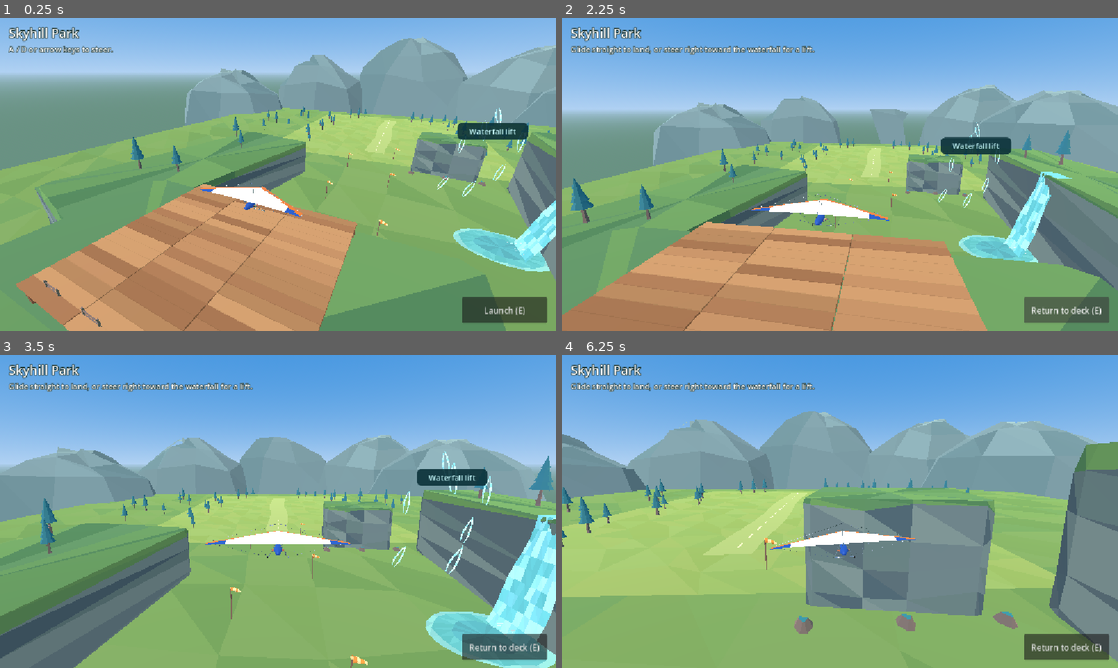
Above: before the commit, frames 1-4 (two rows, left to right).
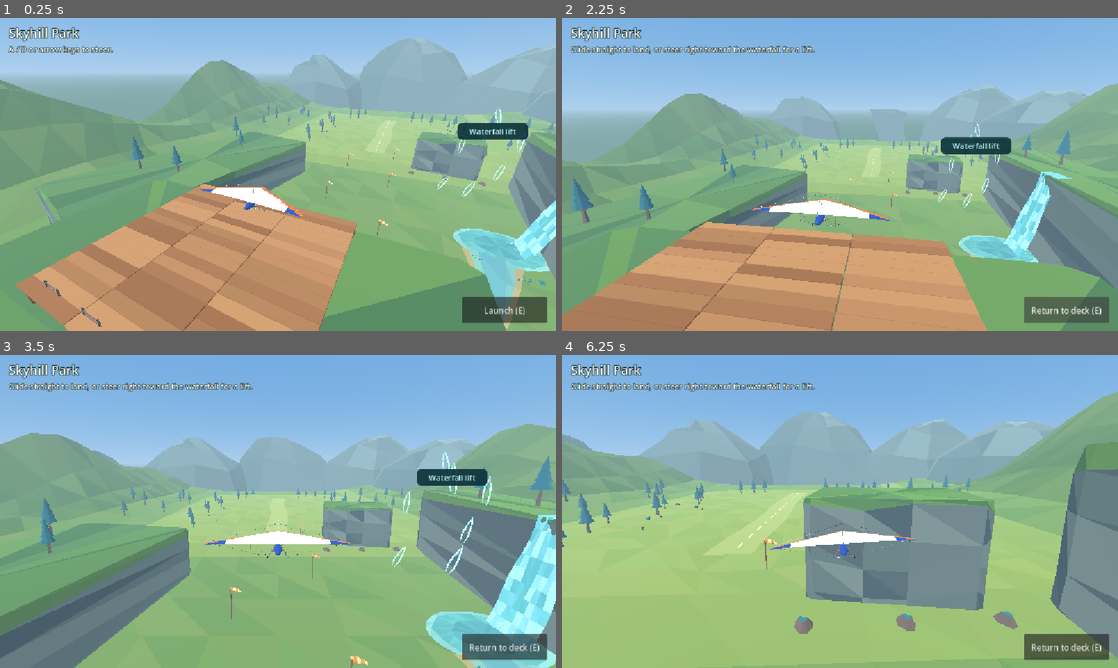
Above: after the commit, the same moments.

Repository: WillowbrookGame/willowbrook
Game: Godot game, scene res://game/skyhill/skyhill.tscn
Same seed, same stepped clock (60 frames per second), same inputs: the game is played once before the commit and once after it. This scene is started directly instead of the project's main scene.
Inputs (mouse positions are in pixels of both pictures, inside the frame that each line leads up to):
- Up to frame 1 (0.25 s): no input
- Up to frame 2 (2.25 s): click "Launch (E)" at 0.5 s; tap Enter at 1.25 s; move the mouse to (962, 158) at 1.27 s; hold Right (ui_right) 1.28-2 s; tap E at 1.35 s; click (962, 158) at 1.42 s; tap Space at 1.52 s; click "Launch (E)" at 2 s
- Up to frame 3 (3.5 s): drag from (166, 527) to (250, 574) at 2.77 s
- Up to frame 4 (6.25 s): move the mouse to (895, 442) at 3.52 s; hold Right (ui_right) 3.53-4.25 s; tap P at 3.6 s; drag from (812, 574) to (673, 464) at 4.27 s; move the mouse to (1006, 558) at 5.02 s; hold Left (ui_left) 5.03-5.75 s; tap V at 5.1 s; tap Space at 5.27 s; drag from (673, 464) to (756, 433) at 5.77 s

The runs differ from the first frame. In frame 1, 23% of the frame differs, in the area x 0-100%, y 6-100%; in frame 2, 26%; in frame 3, 31%; in frame 4, 33%, in the area x 0-100%, y 0-99%.

Commit message:
Shape Skyhill's valley with editable landscape assets

Diff:
--- a/game/skyhill/skyhill.tscn
+++ b/game/skyhill/skyhill.tscn
@@ -6,6 +6,7 @@
 [ext_resource type="PackedScene" path="res://game/skyhill/art/rock_smallB.glb" id="rock"]
 [ext_resource type="PackedScene" path="res://game/skyhill/art/fence_simple.glb" id="fence"]
 [ext_resource type="PackedScene" path="res://game/skyhill/art/valley-grass.glb" id="valley"]
+[ext_resource type="PackedScene" path="res://game/skyhill/art/skyhill-creek.glb" id="creek"]
 [ext_resource type="PackedScene" path="res://game/skyhill/art/landing-field.glb" id="field"]
 [ext_resource type="PackedScene" path="res://game/skyhill/art/launch-bluff.glb" id="bluff"]
 [ext_resource type="PackedScene" path="res://game/skyhill/art/west-cliffs.glb" id="west"]
@@ -19,6 +20,12 @@
 [ext_resource type="PackedScene" path="res://game/skyhill/art/canvas-windsock.glb" id="sock"]
 [ext_resource type="PackedScene" path="res://game/skyhill/art/distant-ridges.glb" id="skyline"]
 
+[ext_resource type="PackedScene" path="res://game/skyhill/art/grass_leafsLarge.glb" id="bankgrass"]
+
+[ext_resource type="PackedScene" path="res://game/skyhill/art/flower_yellowA.glb" id="wildflower"]
+
+[ext_resource type="PackedScene" path="res://game/skyhill/art/plant_bushDetailed.glb" id="bush"]
+
 [sub_resource type="BoxShape3D" id="Landing"]
 size = Vector3(92, 2, 105)
 
@@ -41,9 +48,10 @@
 ambient_light_source = 2
 ambient_light_color = Color(0.89, 0.93, 1, 1)
 ambient_light_energy = 0.8
-
-[sub_resource type="BoxShape3D" id="Shape_ValleyFloor"]
-size = Vector3(220, 5, 230)
+fog_enabled = true
+fog_light_color = Color(0.67, 0.81, 0.89, 1)
+fog_density = 0.00165
+fog_sky_affect = 0.32
 
 [sub_resource type="BoxShape3D" id="Shape_LandingMeadow"]
 size = Vector3(94, 0.7, 107)
@@ -118,13 +126,10 @@
 
 [node name="Scenery" type="Node3D" parent="."]
 
-[node name="ValleyFloor" type="StaticBody3D" parent="Scenery"]
+[node name="ValleyFloor" parent="Scenery" instance=ExtResource("valley")]
 position = Vector3(0, -3.5, -63)
 
-[node name="Art" parent="Scenery/ValleyFloor" instance=ExtResource("valley")]
-
-[node name="Collision" type="CollisionShape3D" parent="Scenery/ValleyFloor"]
-shape = SubResource("Shape_ValleyFloor")
+[node name="Creek" parent="Scenery" instance=ExtResource("creek")]
 
 [node name="LandingMeadow" type="StaticBody3D" parent="Scenery"]
 position = Vector3(0, -0.35, -125)
@@ -360,67 +365,67 @@
 [node name="Woodland" type="Node3D" parent="Scenery"]
 
 [node name="Pine00" parent="Scenery/Woodland" instance=ExtResource("pine")]
-position = Vector3(-67, -1, -104)
+position = Vector3(-67, 1.514, -104)
 rotation = Vector3(0, 1.95, 0)
 scale = Vector3(5.08, 5.08, 5.08)
 
 [node name="Pine01" parent="Scenery/Woodland" instance=ExtResource("pine")]
-position = Vector3(-57, -1, -119)
+position = Vector3(-57, 0.107, -119)
 rotation = Vector3(0, -2.95, 0)
 scale = Vector3(4.26, 4.26, 4.26)
 
 [node name="Pine02" parent="Scenery/Woodland" instance=ExtResource("pine")]
-position = Vector3(-71, -1, -128)
+position = Vector3(-71, 2.157, -128)
 rotation = Vector3(0, -0.50, 0)
 scale = Vector3(5.73, 5.73, 5.73)
 
 [node name="Pine03" parent="Scenery/Woodland" instance=ExtResource("pine")]
-position = Vector3(-54, -1, -146)
+position = Vector3(-54, -0.315, -146)
 rotation = Vector3(0, -2.53, 0)
 scale = Vector3(4.92, 4.92, 4.92)
 
 [node name="Pine04" parent="Scenery/Woodland" instance=ExtResource("pine")]
-position = Vector3(-62, -1, -152)
+position = Vector3(-62, 0.12, -152)
 rotation = Vector3(0, 2.55, 0)
 scale = Vector3(4.72, 4.72, 4.72)
 
 [node name="Pine05" parent="Scenery/Woodland" instance=ExtResource("pine")]
-position = Vector3(-80, -1, -133)
+position = Vector3(-80, 4.103, -133)
 rotation = Vector3(0, 2.92, 0)
 scale = Vector3(5.40, 5.40, 5.40)
 
 [node name="Pine06" parent="Scenery/Woodland" instance=ExtResource("pine")]
-position = Vector3(-65, -1, -165)
+position = Vector3(-65, 0.171, -165)
 rotation = Vector3(0, 1.77, 0)
 scale = Vector3(5.71, 5.71, 5.71)
 
 [node name="Pine07" parent="Scenery/Woodland" instance=ExtResource("pine")]
-position = Vector3(53, -1, -117)
+position = Vector3(53, -0.357, -117)
 rotation = Vector3(0, 2.60, 0)
 scale = Vector3(3.81, 3.81, 3.81)
 
 [node name="Pine08" parent="Scenery/Woodland" instance=ExtResource("pine")]
-position = Vector3(60, -1, -125)
+position = Vector3(60, 0.154, -125)
 rotation = Vector3(0, 1.75, 0)
 scale = Vector3(4.73, 4.73, 4.73)
 
 [node name="Pine09" parent="Scenery/Woodland" instance=ExtResource("pine")]
-position = Vector3(69, -1, -154)
+position = Vector3(69, 1.275, -154)
 rotation = Vector3(0, -0.74, 0)
 scale = Vector3(5.93, 5.93, 5.93)
 
 [node name="Pine10" parent="Scenery/Woodland" instance=ExtResource("pine")]
-position = Vector3(57, -1, -140)
+position = Vector3(57, -0.093, -140)
 rotation = Vector3(0, -0.37, 0)
 scale = Vector3(4.87, 4.87, 4.87)
 
 [node name="Pine11" parent="Scenery/Woodland" instance=ExtResource("pine")]
-position = Vector3(76, -1, -148)
+position = Vector3(76, 2.912, -148)
 rotation = Vector3(0, -3.00, 0)
 scale = Vector3(4.17, 4.17, 4.17)
 
 [node name="Pine12" parent="Scenery/Woodland" instance=ExtResource("pine")]
-position = Vector3(57, -1, -167)
+position = Vector3(57, -0.263, -167)
 rotation = Vector3(0, 0.44, 0)
 scale = Vector3(5.97, 5.97, 5.97)
 
@@ -498,6 +503,158 @@
 position = Vector3(47, 16.5, -15)
 rotation = Vector3(0, 0.55, 0)
 scale = Vector3(4.26, 4.26, 4.26)
+
+[node name="BanksAndWildflowers" type="Node3D" parent="Scenery"]
+
+[node name="Prop00" parent="Scenery/BanksAndWildflowers" instance=ExtResource("bankgrass")]
+position = Vector3(31.5, -1, -23)
+rotation = Vector3(0, -0.329, 0)
+scale = Vector3(3.8, 3.8, 3.8)
+
+[node name="Prop01" parent="Scenery/BanksAndWildflowers" instance=ExtResource("bankgrass")]
+position = Vector3(25.3, -1, -26)
+rotation = Vector3(0, -1.235, 0)
+scale = Vector3(2.7, 2.7, 2.7)
+
+[node name="Prop02" parent="Scenery/BanksAndWildflowers" instance=ExtResource("bush")]
+position = Vector3(33.8, -1, -23.4)
+rotation = Vector3(0, 2.457, 0)
+scale = Vector3(2.3, 2.3, 2.3)
+
+[node name="Prop03" parent="Scenery/BanksAndWildflowers" instance=ExtResource("bankgrass")]
+position = Vector3(29.6, -1, -17)
+rotation = Vector3(0, -0.094, 0)
+scale = Vector3(2.7, 2.7, 2.7)
+
+[node name="Prop04" parent="Scenery/BanksAndWildflowers" instance=ExtResource("bankgrass")]
+position = Vector3(23.6, -1, -17)
+rotation = Vector3(0, -2.478, 0)
+scale = Vector3(4.1, 4.1, 4.1)
+
+[node name="Prop05" parent="Scenery/BanksAndWildflowers" instance=ExtResource("bankgrass")]
+position = Vector3(21, -1, -10.5)
+rotation = Vector3(0, 1.500, 0)
+scale = Vector3(3.8, 3.8, 3.8)
+
+[node name="Prop06" parent="Scenery/BanksAndWildflowers" instance=ExtResource("bush")]
+position = Vector3(20.7, -1, -12.1)
+rotation = Vector3(0, -2.547, 0)
+scale = Vector3(2.6, 2.6, 2.6)
+
+[node name="Prop07" parent="Scenery/BanksAndWildflowers" instance=ExtResource("bankgrass")]
+position = Vector3(16, -1, -7.5)
+rotation = Vector3(0, -1.785, 0)
+scale = Vector3(2.6, 2.6, 2.6)
+
+[node name="Prop08" parent="Scenery/BanksAndWildflowers" instance=ExtResource("bankgrass")]
+position = Vector3(20, -1, 1)
+rotation = Vector3(0, -2.556, 0)
+scale = Vector3(3.9, 3.9, 3.9)
+
+[node name="Prop09" parent="Scenery/BanksAndWildflowers" instance=ExtResource("rock")]
+position = Vector3(21.3, -1, 9)
+rotation = Vector3(0, 0.769, 0)
+scale = Vector3(4.2, 4.2, 4.2)
+
+[node name="Prop10" parent="Scenery/BanksAndWildflowers" instance=ExtResource("bankgrass")]
+position = Vector3(15, -1, 8)
+rotation = Vector3(0, 2.055, 0)
+scale = Vector3(3.7, 3.7, 3.7)
+
+[node name="Prop11" parent="Scenery/BanksAndWildflowers" instance=ExtResource("bankgrass")]
+position = Vector3(22.5, -1, 19)
+rotation = Vector3(0, 0.667, 0)
+scale = Vector3(4.2, 4.2, 4.2)
+
+[node name="Prop12" parent="Scenery/BanksAndWildflowers" instance=ExtResource("bankgrass")]
+position = Vector3(27.6, -1, 26)
+rotation = Vector3(0, -1.665, 0)
+scale = Vector3(2.9, 2.9, 2.9)
+
+[node name="Prop13" parent="Scenery/BanksAndWildflowers" instance=ExtResource("rock")]
+position = Vector3(25, -1, 30)
+rotation = Vector3(0, 2.070, 0)
+scale = Vector3(4.1, 4.1, 4.1)
+
+[node name="Prop14" parent="Scenery/BanksAndWildflowers" instance=ExtResource("bush")]
+position = Vector3(30.5, -1, 35)
+rotation = Vector3(0, 2.229, 0)
+scale = Vector3(3.1, 3.1, 3.1)
+
+[node name="Prop15" parent="Scenery/BanksAndWildflowers" instance=ExtResource("bankgrass")]
+position = Vector3(36, -1, 44)
+rotation = Vector3(0, -1.031, 0)
+scale = Vector3(3.2, 3.2, 3.2)
+
+[node name="Prop16" parent="Scenery/BanksAndWildflowers" instance=ExtResource("wildflower")]
+position = Vector3(20.2, -1, 11.2)
+rotation = Vector3(0, -1.357, 0)
+scale = Vector3(2.6, 2.6, 2.6)
+
+[node name="Prop17" parent="Scenery/BanksAndWildflowers" instance=ExtResource("wildflower")]
+position = Vector3(22.4, -1, -13.8)
+rotation = Vector3(0, 1.043, 0)
+scale = Vector3(3.1, 3.1, 3.1)
+
+[node name="Prop18" parent="Scenery/BanksAndWildflowers" instance=ExtResource("wildflower")]
+position = Vector3(-26, 0, -100)
+rotation = Vector3(0, 2.836, 0)
+scale = Vector3(4.2, 4.2, 4.2)
+
+[node name="Prop19" parent="Scenery/BanksAndWildflowers" instance=ExtResource("wildflower")]
+position = Vector3(-30, 0, -112)
+rotation = Vector3(0, 2.477, 0)
+scale = Vector3(4.5, 4.5, 4.5)
+
+[node name="Prop20" parent="Scenery/BanksAndWildflowers" instance=ExtResource("wildflower")]
+position = Vector3(-25, 0, -124)
+rotation = Vector3(0, 2.260, 0)
+scale = Vector3(3.4, 3.4, 3.4)
+
+[node name="Prop21" parent="Scenery/BanksAndWildflowers" instance=ExtResource("bush")]
+position = Vector3(-32, 0, -110)
+rotation = Vector3(0, 1.295, 0)
+scale = Vector3(3.4, 3.4, 3.4)
+
+[node name="Prop22" parent="Scenery/BanksAndWildflowers" instance=ExtResource("bush")]
+position = Vector3(-29, 0, -128)
+rotation = Vector3(0, -1.633, 0)
+scale = Vector3(2.8, 2.8, 2.8)
+
+[node name="Prop23" parent="Scenery/BanksAndWildflowers" instance=ExtResource("rock")]
+position = Vector3(-39, 0, -134)
+rotation = Vector3(0, 0.678, 0)
+scale = Vector3(5, 5, 5)
+
+[node name="Prop24" parent="Scenery/BanksAndWildflowers" instance=ExtResource("wildflower")]
+position = Vector3(32, 0, -108)
+rotation = Vector3(0, -0.433, 0)
+scale = Vector3(3.6, 3.6, 3.6)
+
+[node name="Prop25" parent="Scenery/BanksAndWildflowers" instance=ExtResource("wildflower")]
+position = Vector3(29, 0, -120)
+rotation = Vector3(0, 0.832, 0)
+scale = Vector3(4.2, 4.2, 4.2)
+
+[node name="Prop26" parent="Scenery/BanksAndWildflowers" instance=ExtResource("wildflower")]
+position = Vector3(32, 0, -139)
+rotation = Vector3(0, -0.076, 0)
+scale = Vector3(4.4, 4.4, 4.4)
+
+[node name="Prop27" parent="Scenery/BanksAndWildflowers" instance=ExtResource("bush")]
+position = Vector3(32, 0, -119)
+rotation = Vector3(0, -1.764, 0)
+scale = Vector3(2.8, 2.8, 2.8)
+
+[node name="Prop28" parent="Scenery/BanksAndWildflowers" instance=ExtResource("bush")]
+position = Vector3(34, 0, -144)
+rotation = Vector3(0, 2.387, 0)
+scale = Vector3(3.4, 3.4, 3.4)
+
+[node name="Prop29" parent="Scenery/BanksAndWildflowers" instance=ExtResource("rock")]
+position = Vector3(38, 0, -139)
+rotation = Vector3(0, -2.785, 0)
+scale = Vector3(4.1, 4.1, 4.1)
 
 [node name="Glider" type="Node3D" parent="."]
 position = Vector3(0, 24, 12)
--- a/game/skyhill/test_skyhill_flight.gd
+++ b/game/skyhill/test_skyhill_flight.gd
@@ -31,6 +31,12 @@
 	level.set_physics_process(false)
 	await physics_frame
 	await physics_frame
+	var terrain_space: PhysicsDirectSpaceState3D = level.get_world_3d().direct_space_state
+	var shoulder := terrain_space.intersect_ray(PhysicsRayQueryParameters3D.create(Vector3(75, 35, -130), Vector3(75, -8, -130), 1))
+	check(not shoulder.is_empty() and shoulder.position.y > 2.0, "Sloped valley terrain should carry its collision")
+	var basin := terrain_space.intersect_ray(PhysicsRayQueryParameters3D.create(Vector3(30, 4, -30), Vector3(30, -8, -30), 1))
+	check(not basin.is_empty() and absf(basin.position.y + 1.0) < 0.05, "Creek basin must stay below the course")
+	check(level.get_node("Scenery/Creek").scene_file_path.ends_with(".glb"), "Creek should be an independently editable art asset")
 	check_facing(level)
 	check(level.state == level.State.DECK, "Should start on the deck")
 	check(level.get_node("Glider/RiderAnchor").get_child_count() == 1, "Rider did not load")
Binary file added: game/skyhill/art/flower_yellowA.glb
Binary file added: game/skyhill/art/grass_leafsLarge.glb
Binary file added: game/skyhill/art/plant_bushDetailed.glb
Binary file added: game/skyhill/art/skyhill-creek.glb
Binary file changed: game/skyhill/art/valley-grass.glb
Not shown, changed: THIRD_PARTY_ART.md
Not shown, changed: game/skyhill/EDITING.md
